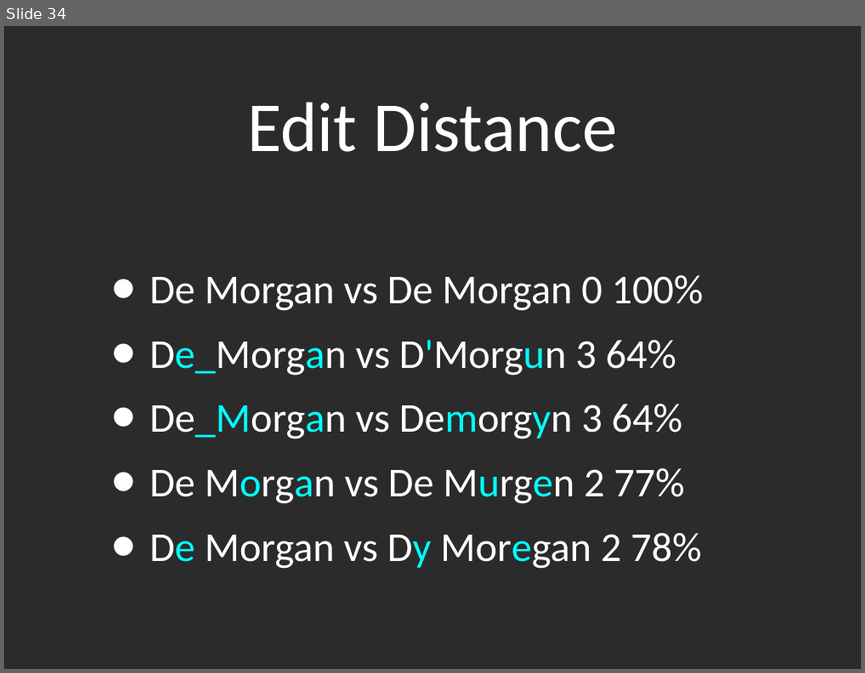
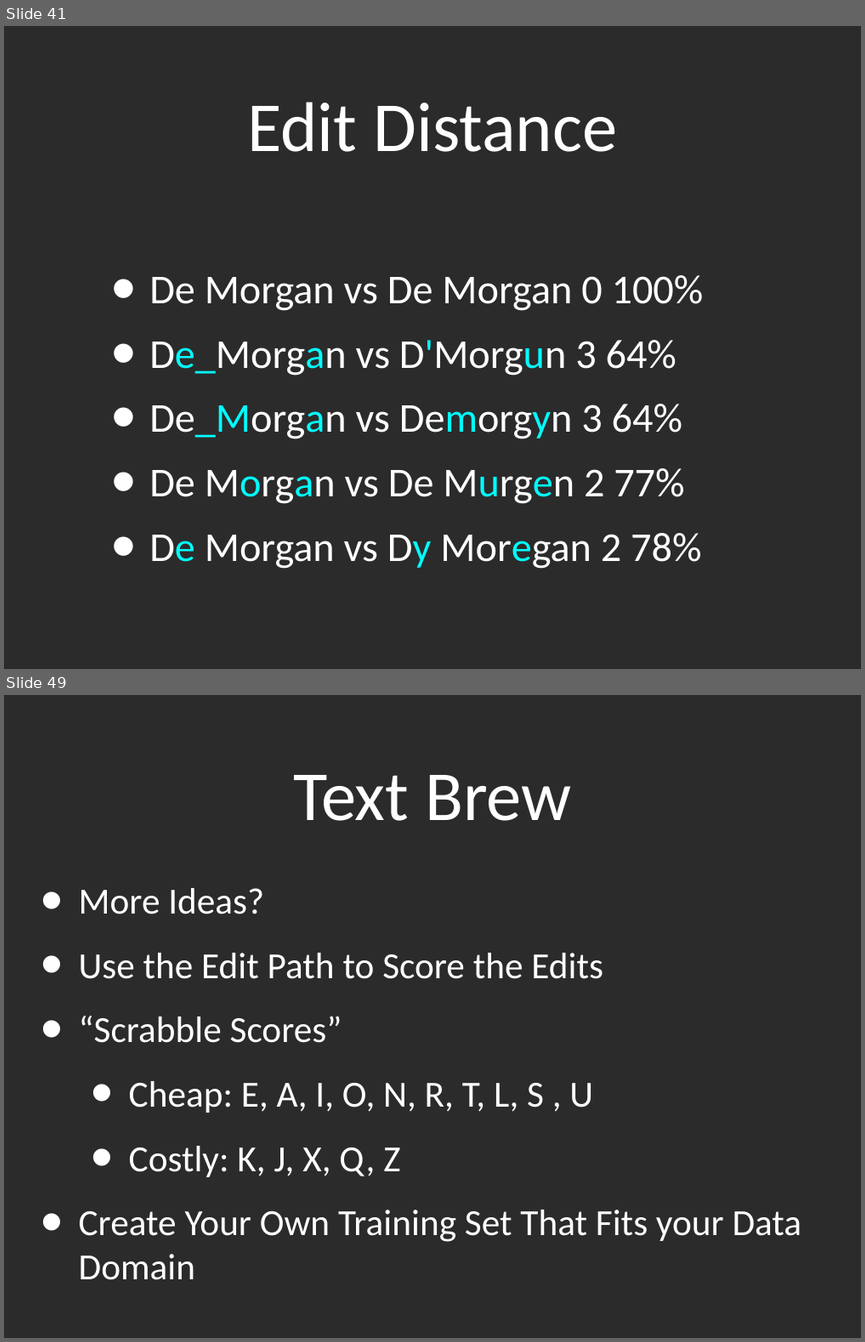
Before and after one commit to kyleburton/fuzzy-string, a slide deck: fuzzy-matching.ppt. Shown one above the other, each under a label of ours: slide 34 before the commit, slides 41 and 49 after it; the slides between them are not shown. The pictures are 865x673 and 865x1342 pixels, drawn with LibreOffice and Linux fonts; fonts in the diff are those of the drawing; background and template pictures are left out; a plain dark background stands for a picture behind light text. Boxes give left, top, right and bottom in pixels: in the first picture for what was removed or moved away, otherwise in the second. Text is boxed around its words. In the diff, an @@ line names an element or a change of style, - is before the commit and + after.

```diff
--- a/fuzzy-matching.ppt
+++ b/fuzzy-matching.ppt
@@ slide 49 added at box(4, 695, 861, 1338), background picture (left out) @@
@@ title added at box(293, 775, 571, 821), 84 pt, text #FFFFFF @@
+Text Brew
@@ text added at box(79, 888, 802, 1280), 44 pt, text #FFFFFF @@
+• More Ideas?
+• Use the Edit Path to Score the Edits
+• “Scrabble Scores”
+  • Cheap: E, A, I, O, N, R, T, L, S , U
+  • Costly: K, J, X, Q, Z
+• Create Your Own Training Set That Fits your Data Domain
@@ what was slide 34 is now slide 41 @@
```
Also in this commit, not shown: 36 slides changed, 6 other slides added, 2 slides removed, 3 other files.
